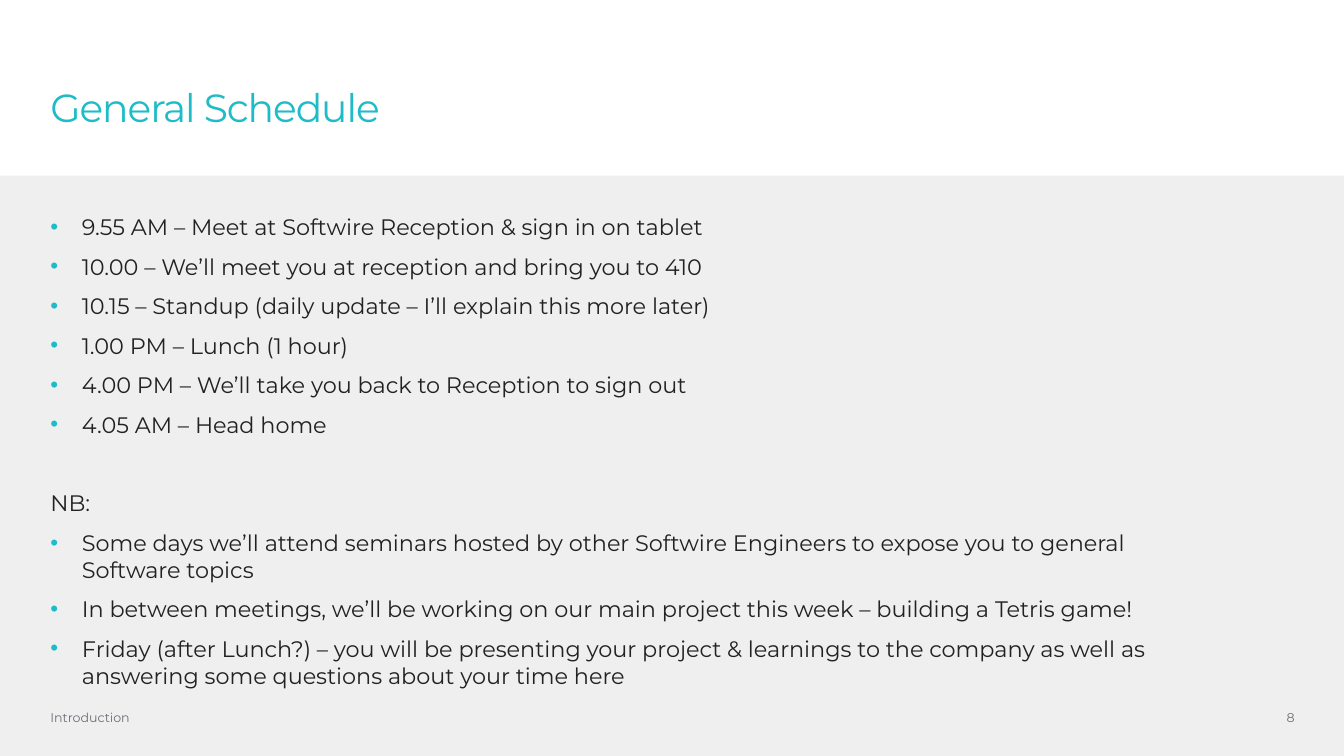
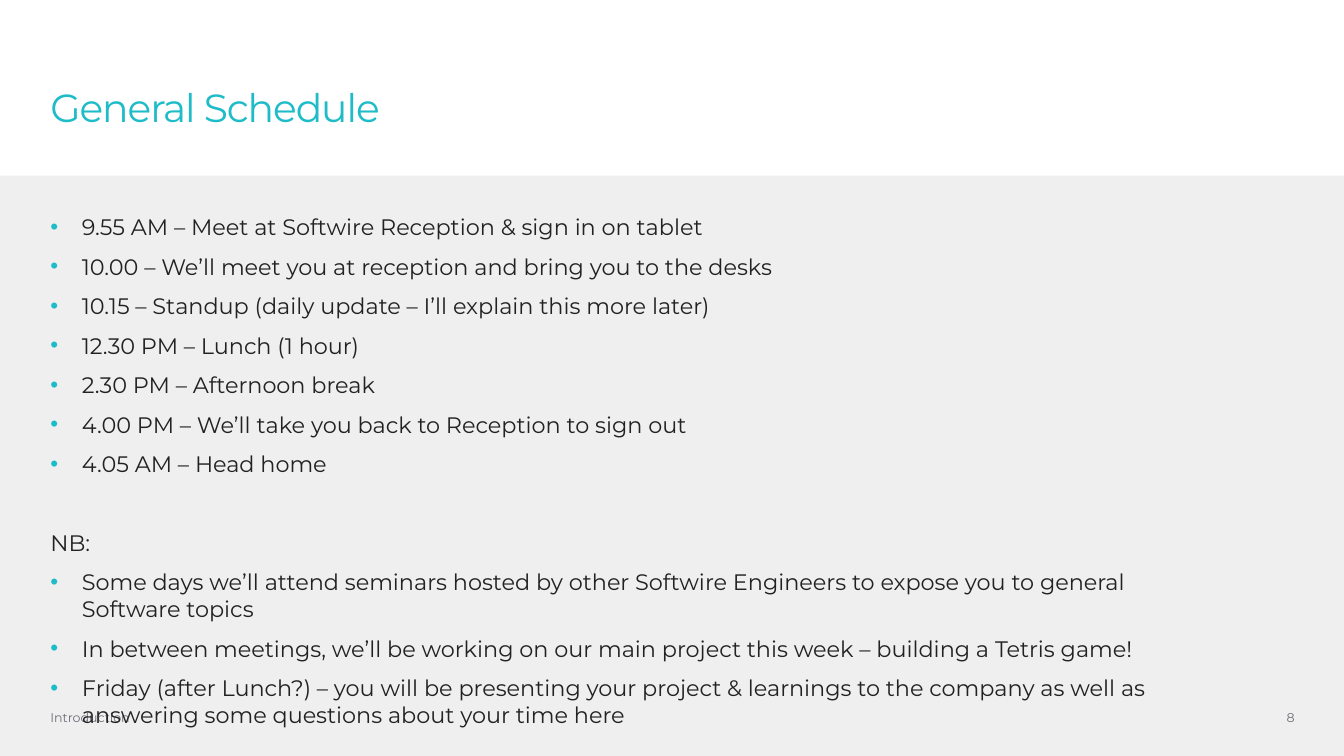
Before and after one commit to caz-yang/softwire-work-experience-oct-2025, a slide deck: slide 8 of course-assets/presentations/intro.pptx. Drawn at 1344x756 pixels with LibreOffice and Linux fonts; fonts in the diff are those of the drawing; background and template pictures are left out. Boxes give left, top, right and bottom in pixels: in the first picture for what was removed or moved away, otherwise in the second. Text is boxed around its words. In the diff, an @@ line names an element or a change of style, - is before the commit and + after.

```diff
--- a/course-assets/presentations/intro.pptx
+++ b/course-assets/presentations/intro.pptx
@@ text at (82, 258, 772, 280): text changed @@
-• 10.00 – We’ll meet you at reception and bring you to 410
+• 10.00 – We’ll meet you at reception and bring you to the desks
@@ text at (82, 337, 375, 393): text changed @@
-• 1.00 PM – Lunch (1 hour)
+• 12.30 PM – Lunch (1 hour)
+• 2.30 PM – Afternoon break
```
Also in this commit, not shown: 8 other slides changed.
